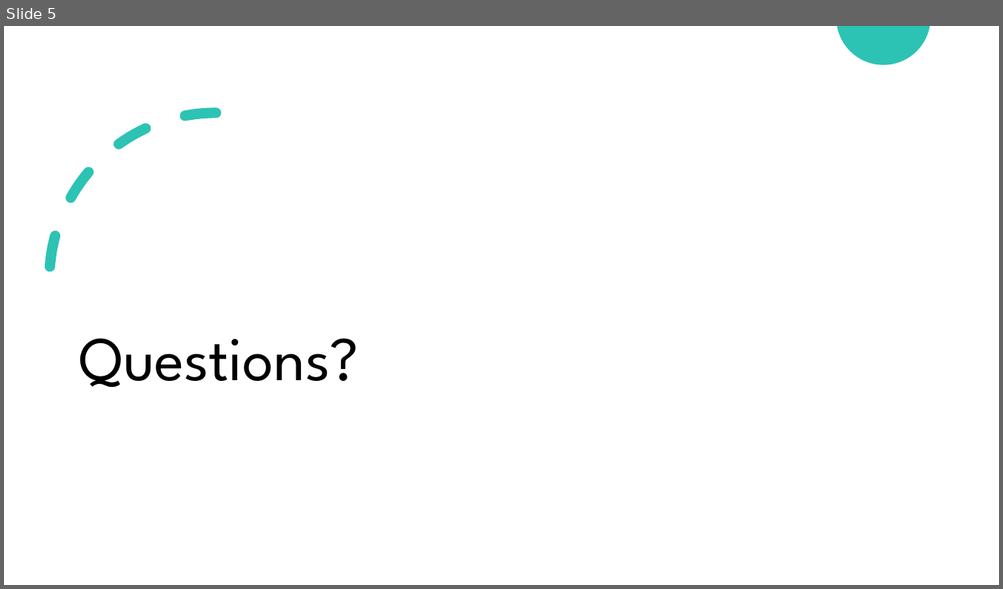
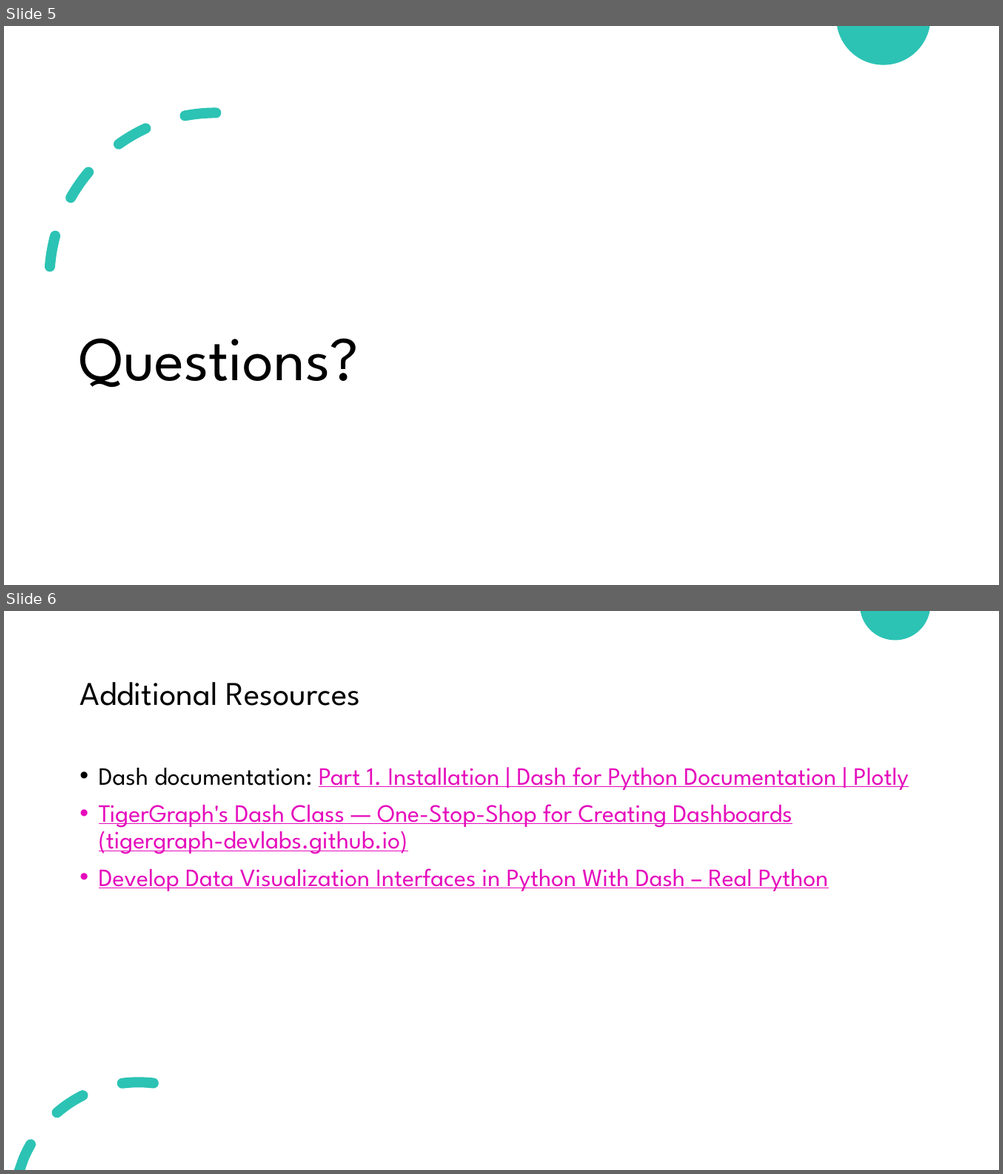
Before and after one commit to jramirez857/dash-presentation, a slide deck: intro-to-dash.pptx. Shown one above the other, each under a label of ours: slide 5 before the commit, slides 5 and 6 after it. The pictures are 1003x589 and 1003x1174 pixels, drawn with LibreOffice and Linux fonts; fonts in the diff are those of the drawing. Boxes give left, top, right and bottom in pixels: in the first picture for what was removed or moved away, otherwise in the second. Text is boxed around its words. In the diff, an @@ line names an element or a change of style, - is before the commit and + after.

```diff
--- a/intro-to-dash.pptx
+++ b/intro-to-dash.pptx
@@ slide 6 added at [4,611,999,1170], background #FFFFFF @@
@@ freeform shape added at [860,611,930,640], fill #2CC3B4 @@
@@ title added at [79,682,361,706], 32 pt, text #000000 @@
+Additional Resources
@@ text added at [99,767,908,891], 24 pt, text #E50CBC, underline @@
+• Dash documentation: Part 1. Installation | Dash for Python Documentation | Plotly
+• TigerGraph's Dash Class — One-Stop-Shop for Creating Dashboards (tigergraph-devlabs.github.io)
+• Develop Data Visualization Interfaces in Python With Dash – Real Python
@@ freeform shape added at [14,1077,159,1170], fill #2CC3B4 @@
```
Also in this commit, not shown: 1 slide changed, 1 other file.
